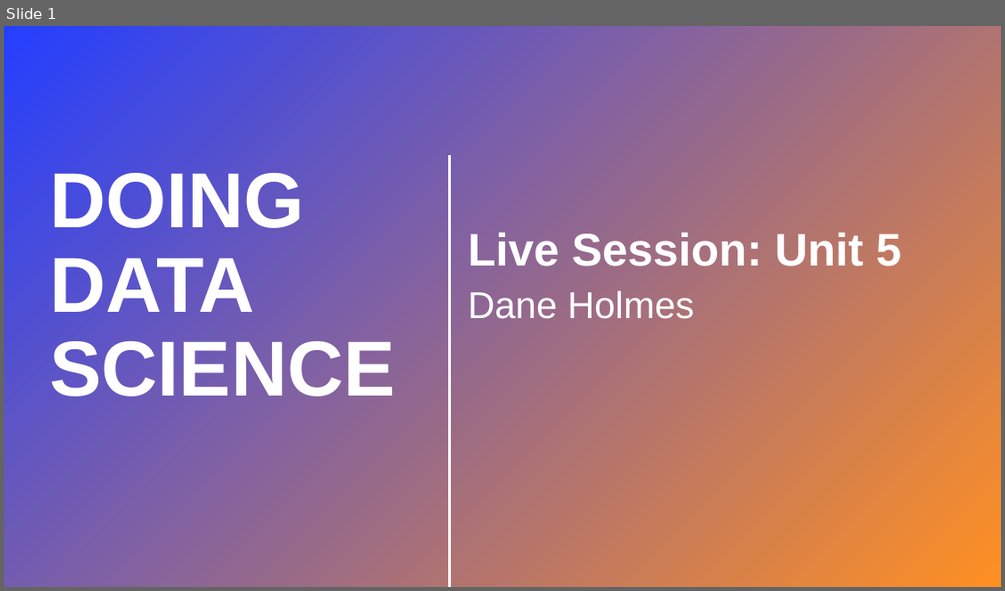
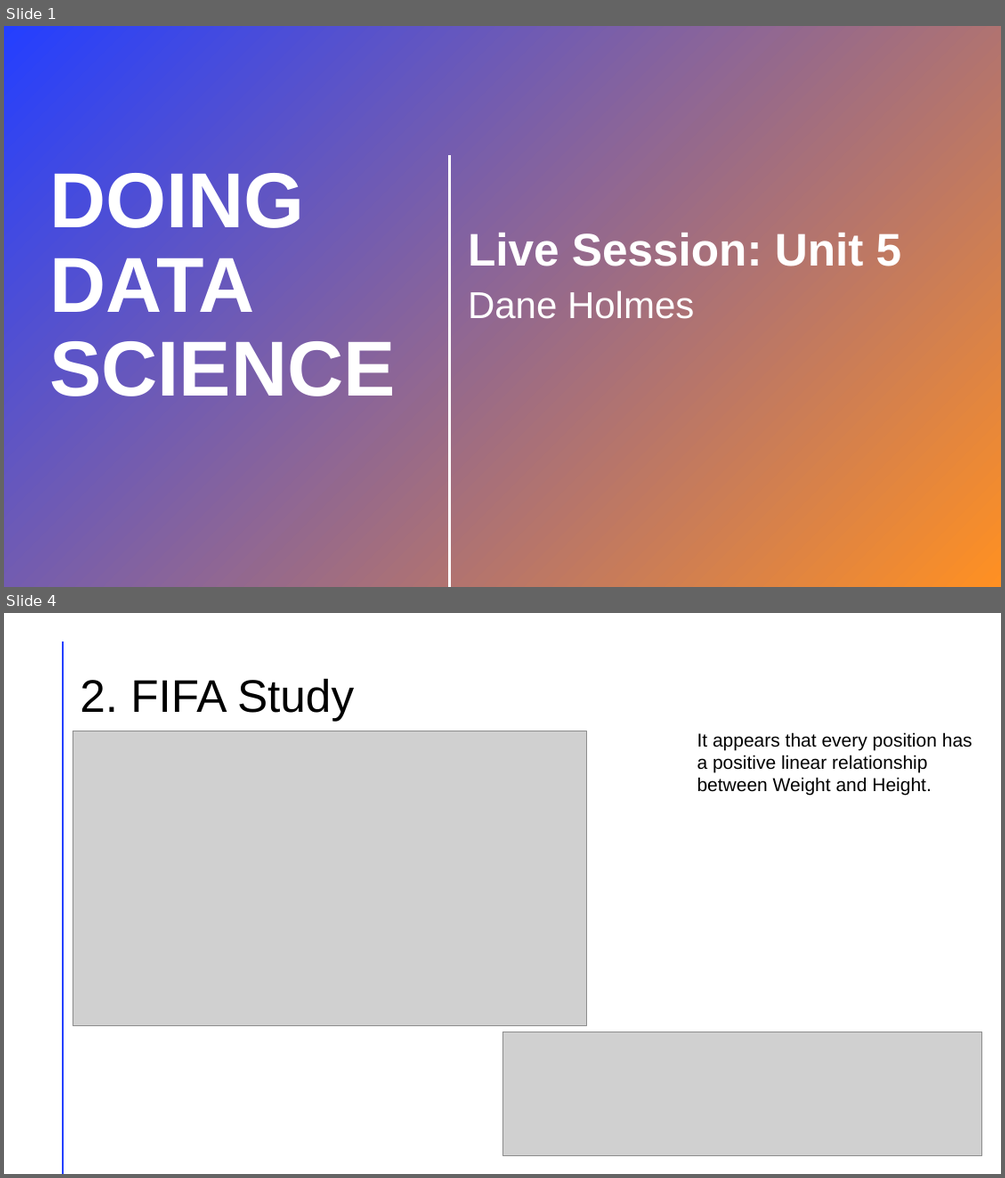
Before and after one commit to cdholmes11/Doing_Data_Science, a slide deck: Unit-5/Dane_Holmes_Live_Session_5.pptx. Shown one above the other, each under a label of ours: slide 1 before the commit, slides 1 and 4 after it; the slides between them are not shown. The pictures are 1005x591 and 1005x1178 pixels, drawn with LibreOffice and Linux fonts; fonts in the diff are those of the drawing; grey boxes stand for pictures; background and template pictures are left out; a plain dark background stands for a picture behind light text. Boxes give left, top, right and bottom in pixels: in the first picture for what was removed or moved away, otherwise in the second. Text is boxed around its words. In the diff, an @@ line names an element or a change of style, - is before the commit and + after.

```diff
--- a/Unit-5/Dane_Holmes_Live_Session_5.pptx
+++ b/Unit-5/Dane_Holmes_Live_Session_5.pptx
@@ slide 4 added at [4, 613, 1001, 1174], background #FFFFFF @@
@@ line added from (63, 642) to (63, 1173), #FF9022 2 pt @@
@@ title added at [80, 678, 354, 721], 44 pt, text #000000 @@
+2. FIFA Study
@@ picture added at [73, 730, 587, 1025] @@
@@ text added at [697, 732, 972, 795], 18 pt, text #000000 @@
+It appears that every position has a positive linear relationship between Weight and Height.
@@ picture added at [502, 1032, 982, 1156] @@
```
Also in this commit, not shown: 1 slide changed, 9 other slides added, 2 slides removed, 9 other files.
